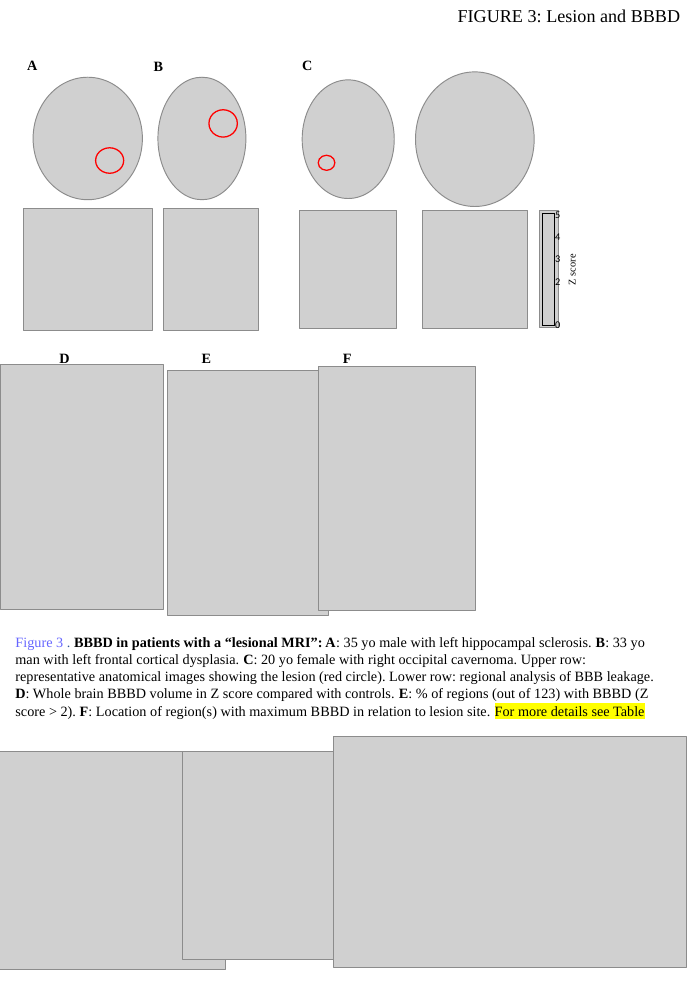
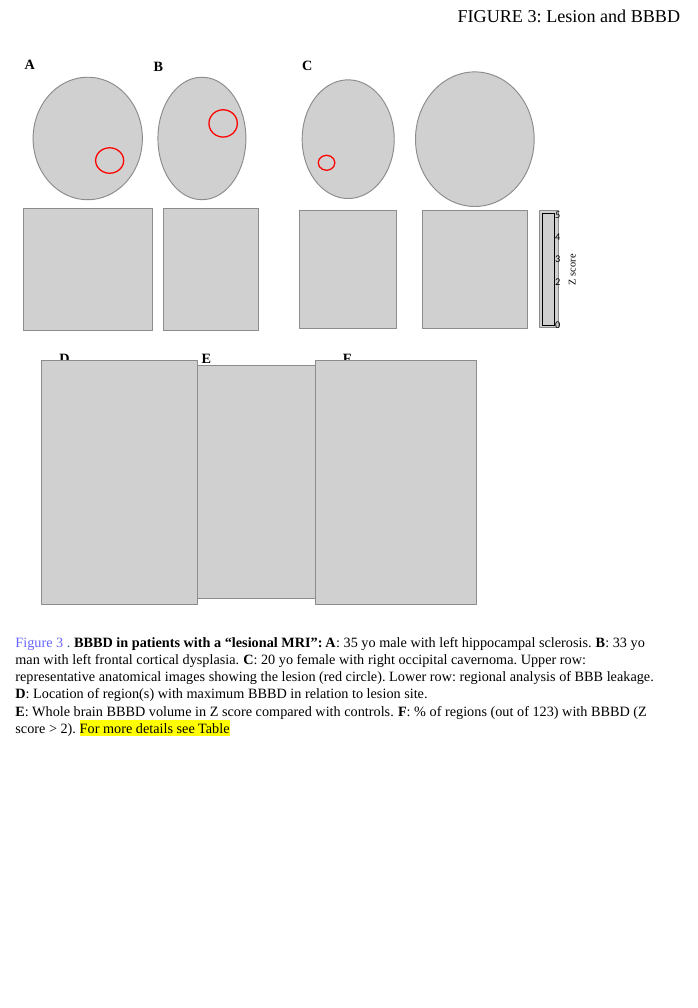
Before and after one commit to nircaf/BBB, a slide deck: slide 3 of Epilepsy-control figures slow nov 18 af.pptx. Drawn at 698x1008 pixels with LibreOffice and Linux fonts; fonts in the diff are those of the drawing; grey boxes stand for pictures. Boxes give left, top, right and bottom in pixels: in the first picture for what was removed or moved away, otherwise in the second. Text is boxed around its words. In the diff, an @@ line names an element or a change of style, - is before the commit and + after.

```diff
--- a/Epilepsy-control figures slow nov 18 af.pptx
+++ b/Epilepsy-control figures slow nov 18 af.pptx
@@ picture: place and size @@
-picture at (0,365,163,610)
+picture at (41,360,197,605)
@@ picture: place and size @@
-picture at (168,371,329,616)
+picture at (172,366,335,599)
@@ picture: place and size @@
-picture at (319,367,476,611)
+picture at (315,360,477,605)
@@ text at (15,637,654,736): text changed @@
-Figure 3 . BBBD in patients with a “lesional MRI”: A: 35 yo male with left hippocampal sclerosis. B: 33 yo man with left frontal cortical dysplasia. C: 20 yo female with right occipital cavernoma. Upper row: representative anatomical images showing the lesion (red circle). Lower row: regional analysis of BBB leakage.
-D: Whole brain BBBD volume in Z score compared with controls. E: % of regions (out of 123) with BBBD (Z score > 2). F: Location of region(s) with maximum BBBD in relation to lesion site. For more details see Table
+Figure 3 . BBBD in patients with a “lesional MRI”: A: 35 yo male with left hippocampal sclerosis. B: 33 yo man with left frontal cortical dysplasia. C: 20 yo female with right occipital cavernoma. Upper row: representative anatomical images showing the lesion (red circle). Lower row: regional analysis of BBB leakage. D: Location of region(s) with maximum BBBD in relation to lesion site.
+E: Whole brain BBBD volume in Z score compared with controls. F: % of regions (out of 123) with BBBD (Z score > 2). For more details see Table
@@ picture removed at (334,737,687,968) @@
@@ picture removed at (0,751,225,970) @@
@@ picture removed at (182,751,361,960) @@
```
Also in this commit, not shown: 4 other slides changed, 1 slide added, 18 other files.
